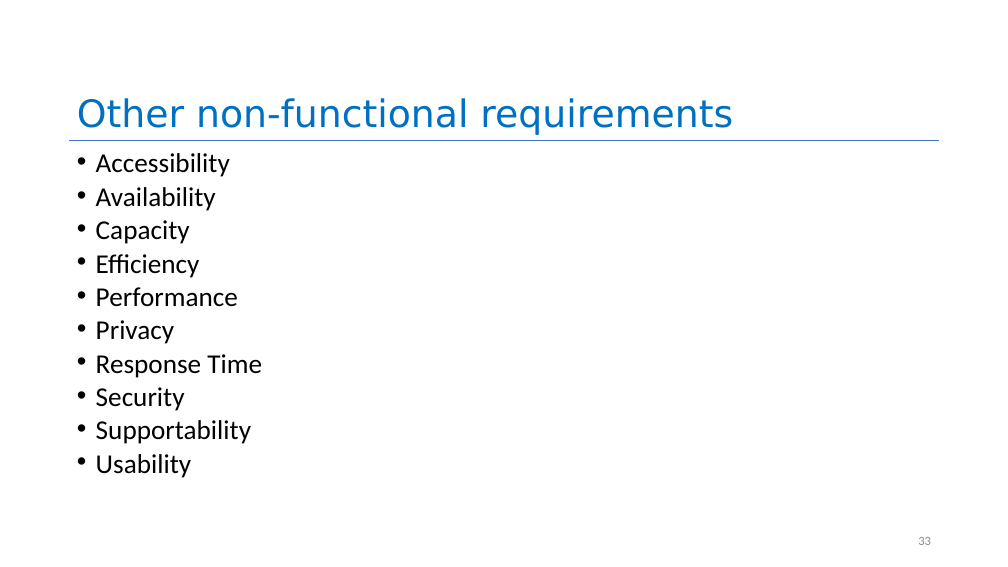
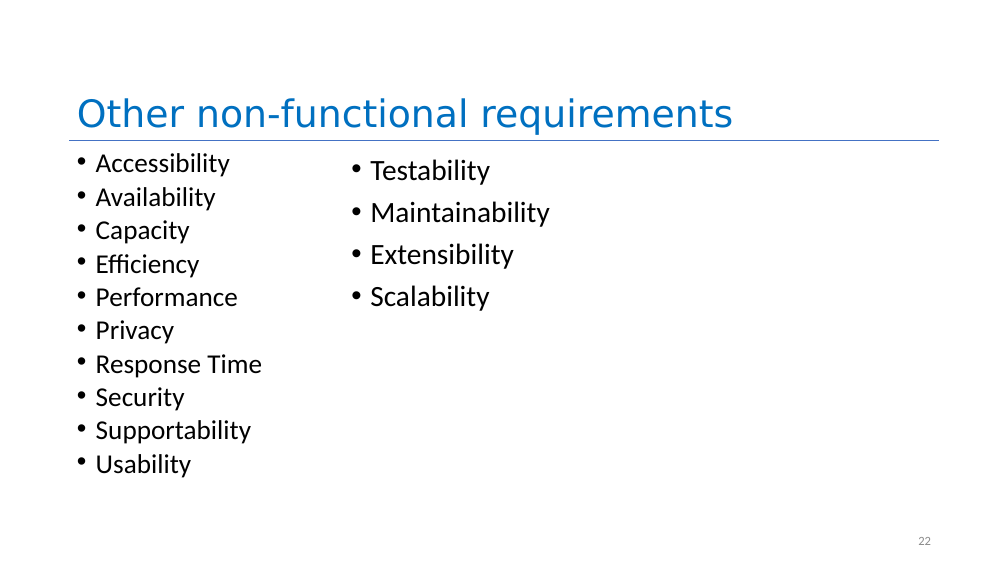
Before and after one commit to yashburshe/CS4530-Fall-2025, a slide deck: slide 22 of Slides/Module 01.2 Requirements Gathering.pptx (slide 33 before the commit). Drawn at 1008x567 pixels with LibreOffice and Linux fonts; fonts in the diff are those of the drawing. Boxes give left, top, right and bottom in pixels: in the first picture for what was removed or moved away, otherwise in the second. Text is boxed around its words. In the diff, an @@ line names an element or a change of style, - is before the commit and + after.

```diff
--- a/Slides/Module 01.2 Requirements Gathering.pptx
+++ b/Slides/Module 01.2 Requirements Gathering.pptx
@@ text added at bbox=[370, 159, 550, 311], 28 pt, text #000000 @@
+• Testability
+• Maintainability
+• Extensibility
+• Scalability
@@ page number at bbox=[918, 537, 931, 545]: text changed @@
-33
+22
```
Also in this commit, not shown: 9 other slides changed, 2 slides added, 9 slides removed, 1 other file.
